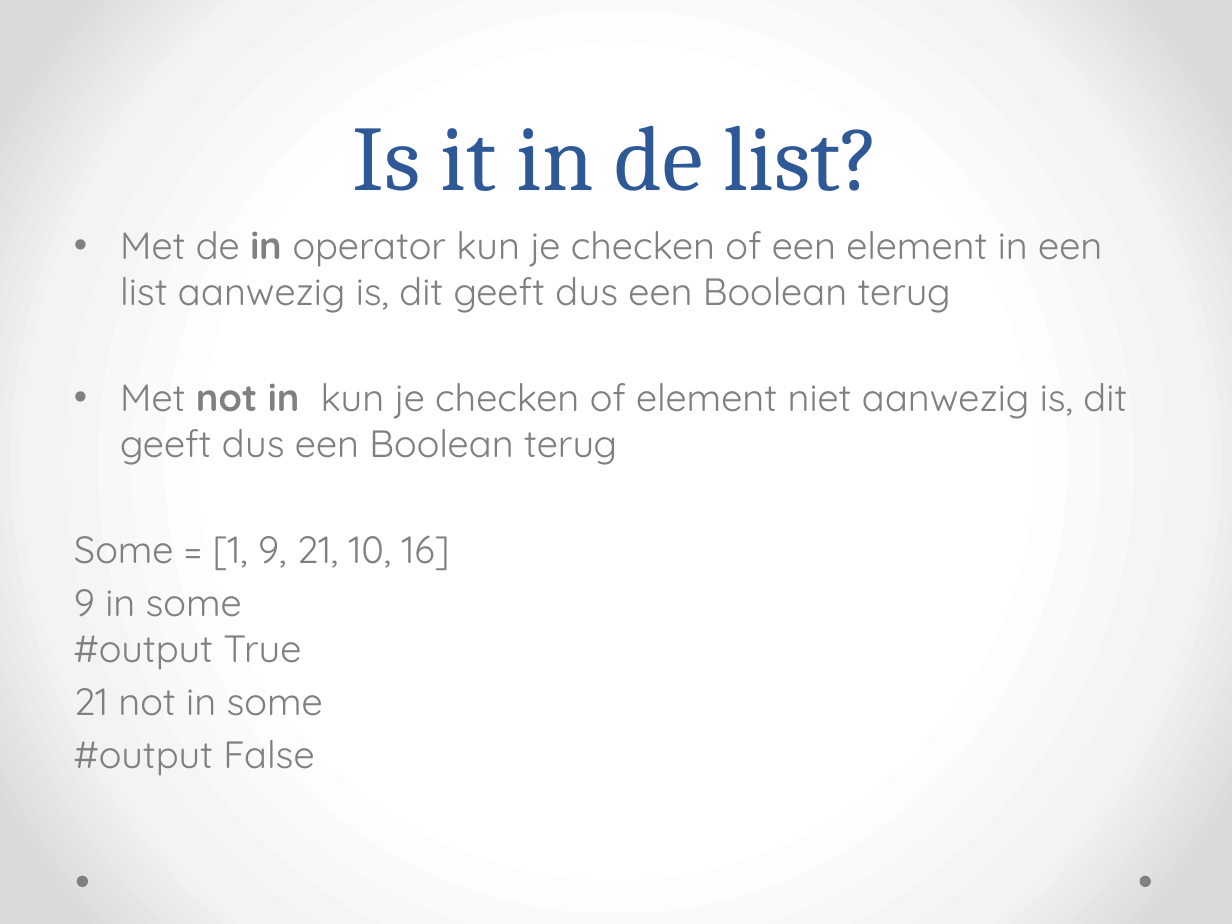
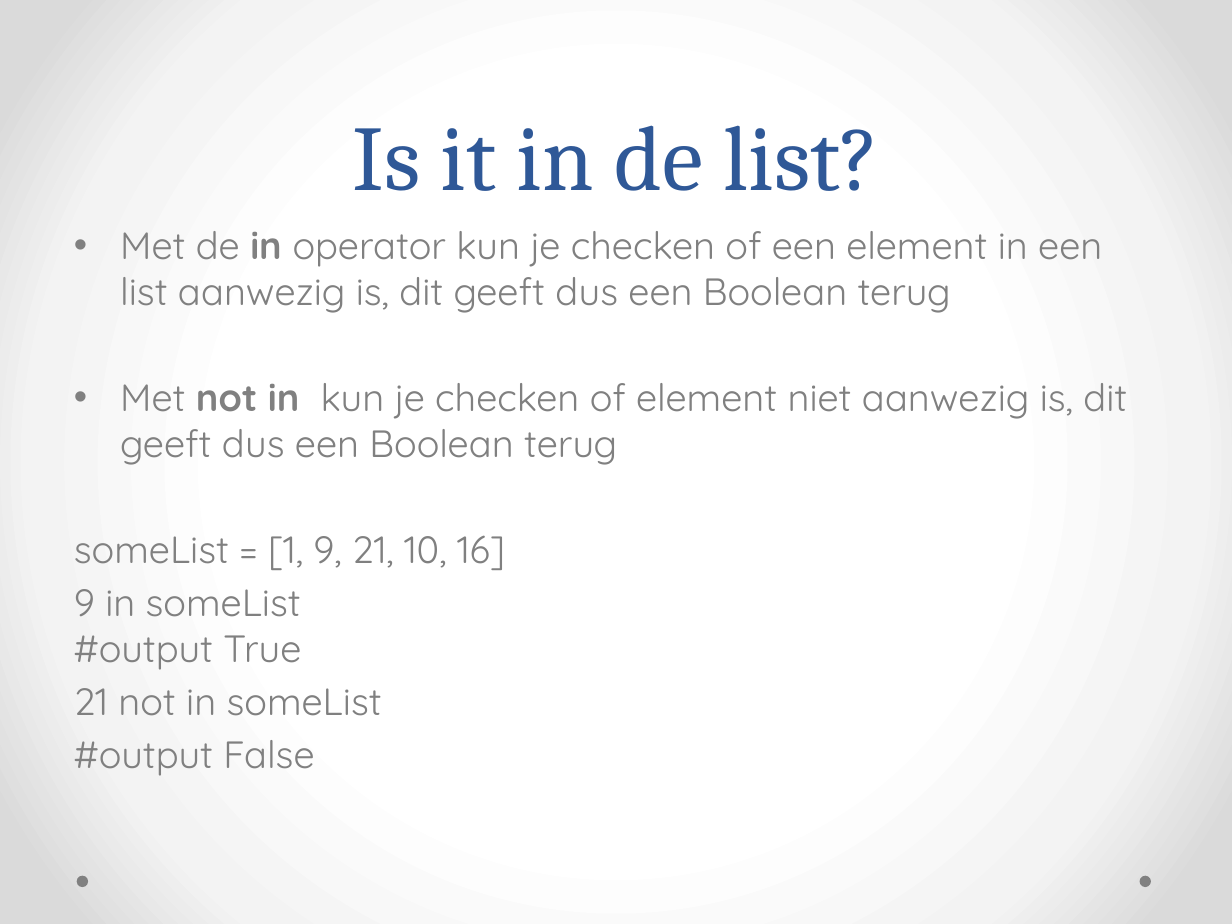
Before and after one commit to vmuijrers/EmpoweringCreativeThinkingThroughProgramming, a slide deck: slide 17 of Slides/ECTTP_Les_7_Lists.pptx. Drawn at 1232x924 pixels with LibreOffice and Linux fonts; fonts in the diff are those of the drawing. Boxes give left, top, right and bottom in pixels: in the first picture for what was removed or moved away, otherwise in the second. Text is boxed around its words. In the diff, an @@ line names an element or a change of style, - is before the commit and + after.

```diff
--- a/Slides/ECTTP_Les_7_Lists.pptx
+++ b/Slides/ECTTP_Les_7_Lists.pptx
@@ text at [74,535,505,716]: text changed @@
-Some = [1, 9, 21, 10, 16]
-9 in some
-#output True
-21 not in some
+someList = [1, 9, 21, 10, 16]
+9 in someList
+#output True
+21 not in someList
```
Also in this commit, not shown: 1 other slide changed, 1 other file.
